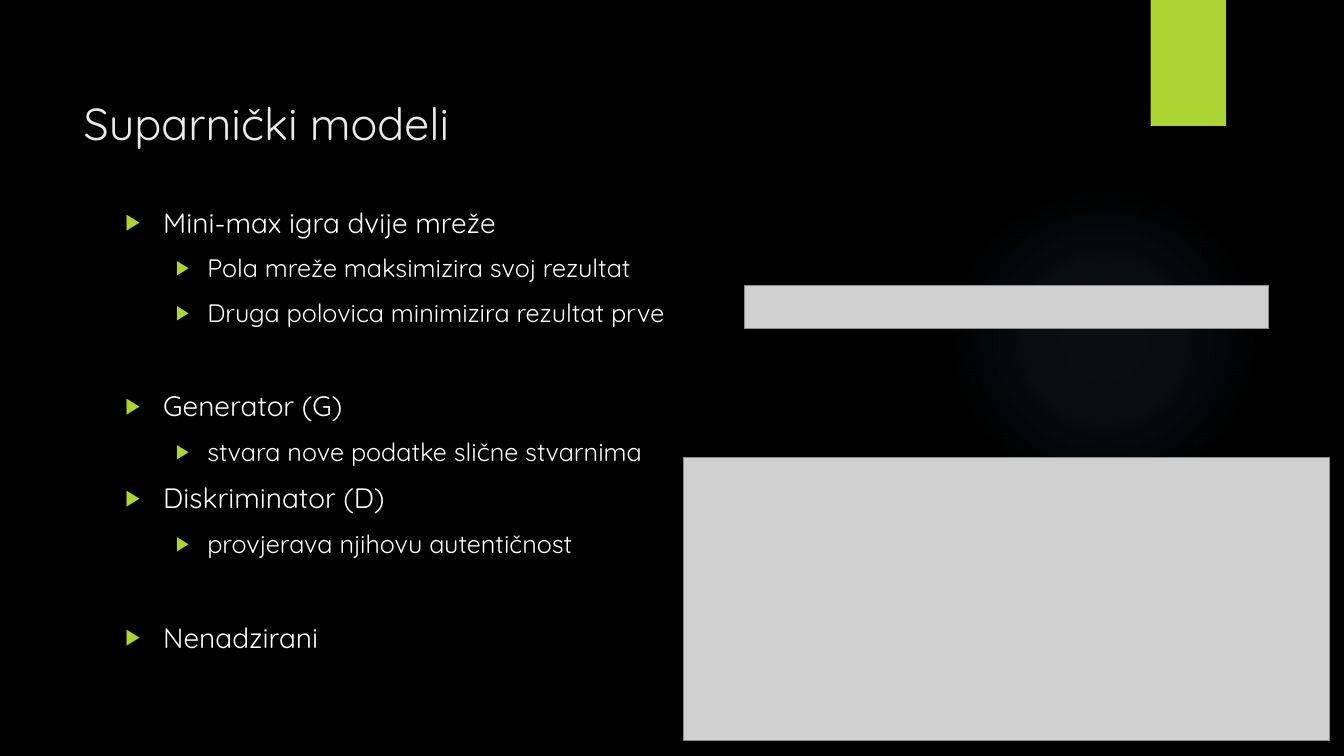
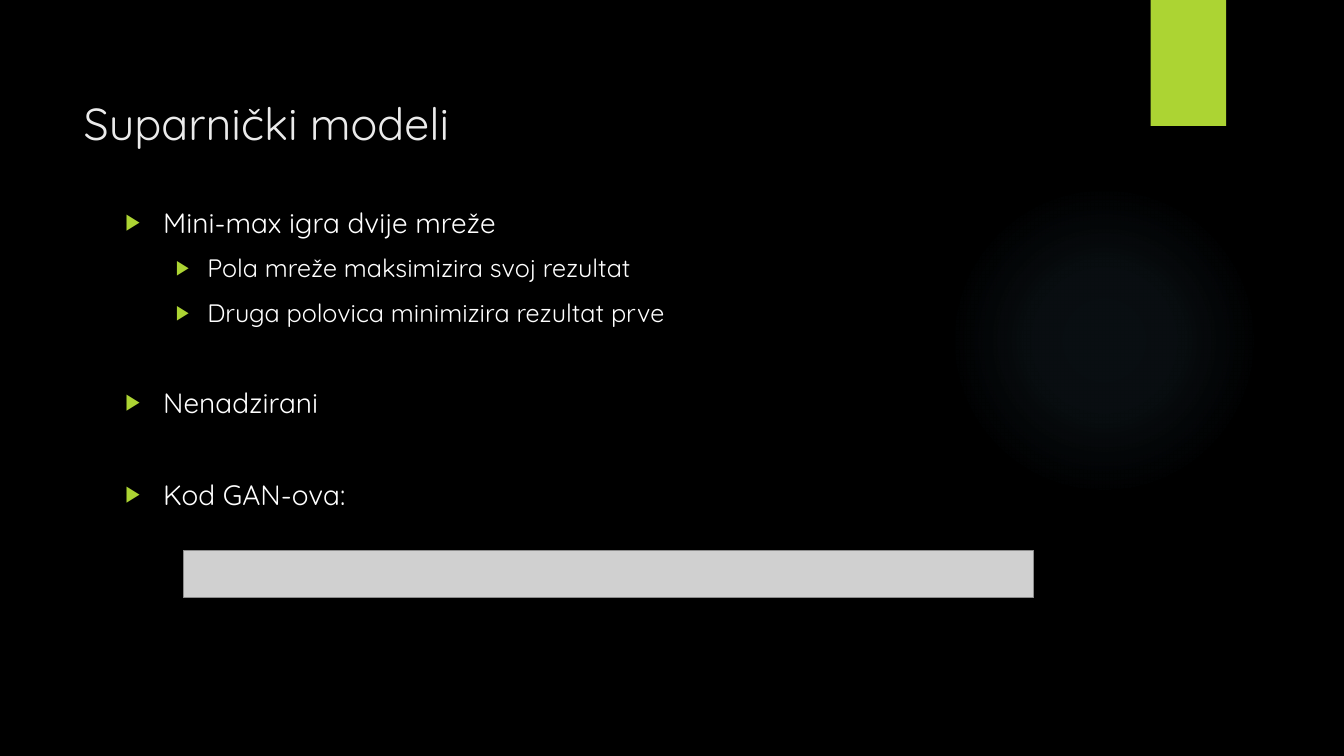
Before and after one commit to v-silverfin/fer-graduate-seminar, a slide deck: slide 4 of kvukic-seminar-presentation-2018.pptx. Drawn at 1344x756 pixels with LibreOffice and Linux fonts; fonts in the diff are those of the drawing; grey boxes stand for pictures; background and template pictures are left out. Boxes give left, top, right and bottom in pixels: in the first picture for what was removed or moved away, otherwise in the second. Text is boxed around its words. In the diff, an @@ line names an element or a change of style, - is before the commit and + after.

Commit message:
Presentation update

```diff
--- a/kvukic-seminar-presentation-2018.pptx
+++ b/kvukic-seminar-presentation-2018.pptx
@@ picture removed at (745,285,1268,329) @@
@@ text at (163,396,642,558): paragraphs removed @@
-▶ Generator (G)
-  ▶ stvara nove podatke slične stvarnima
-▶ Diskriminator (D)
-  ▶ provjerava njihovu autentičnost
@@ picture removed at (684,458,1330,741) @@
@@ text at (163,484,345,506): paragraph added @@
+▶ Kod GAN-ova:
@@ picture added at (184,551,1033,598) @@
```
Also in this commit, not shown: 4 other slides changed, 1 slide added, 1 slide removed.
